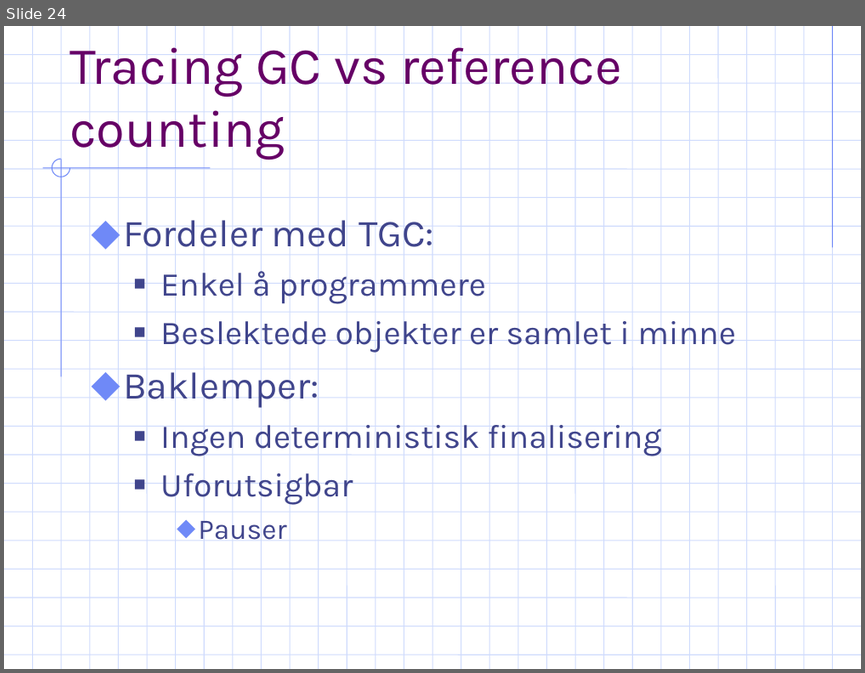
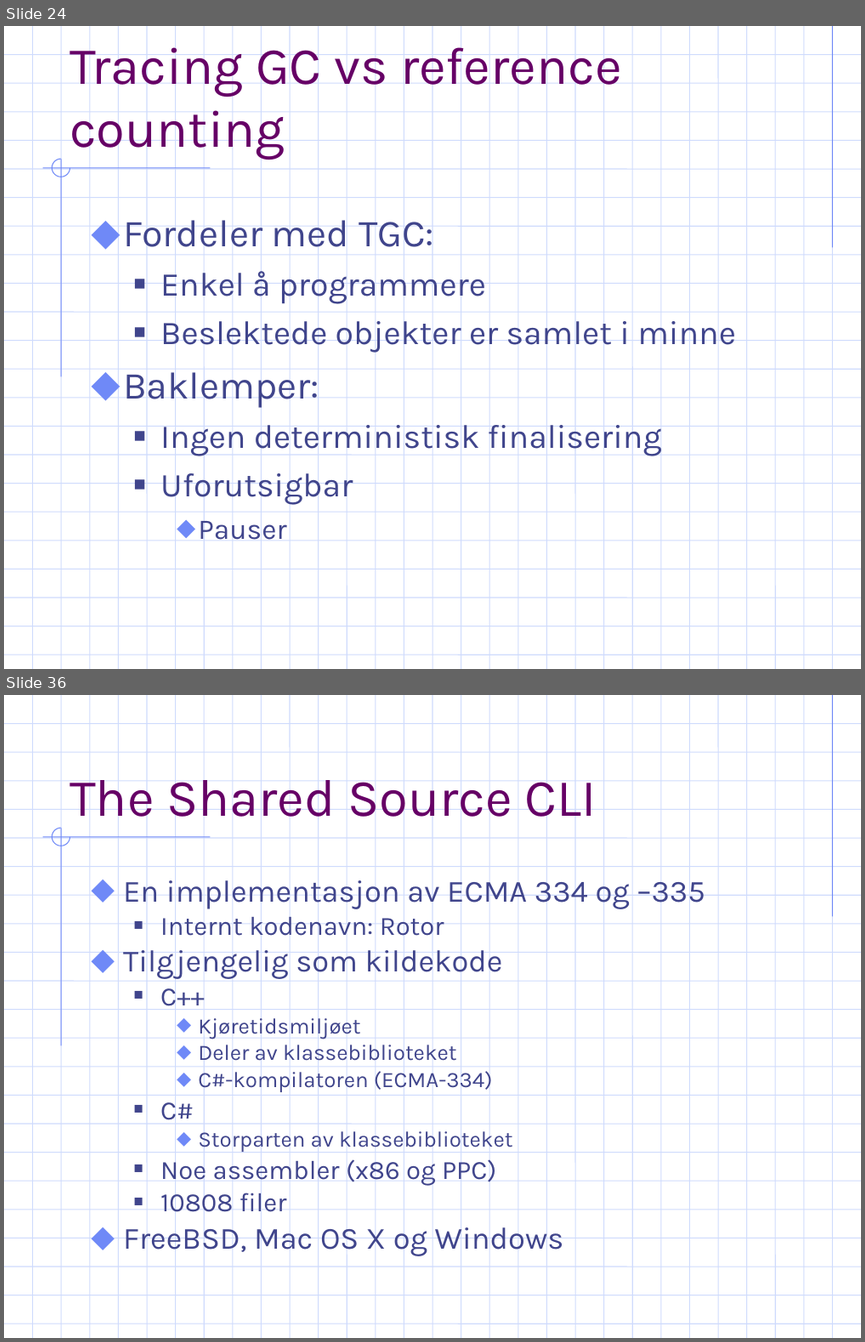
Before and after one commit to ArildF/masters, a slide deck: trunk/thesis/presentation.ppt. Shown one above the other, each under a label of ours: slide 24 before the commit, slides 24 and 36 after it; the slides between them are not shown. The pictures are 865x673 and 865x1342 pixels, drawn with LibreOffice and Linux fonts; fonts in the diff are those of the drawing; background and template pictures are left out. Boxes give left, top, right and bottom in pixels: in the first picture for what was removed or moved away, otherwise in the second. Text is boxed around its words. In the diff, an @@ line names an element or a change of style, - is before the commit and + after.

```diff
--- a/trunk/thesis/presentation.ppt
+++ b/trunk/thesis/presentation.ppt
@@ slide 36 added at <box>4,695,861,1338</box>, background #FFFFFF; not listed: 55 template elements that a slide beside it also shows @@
@@ title added at <box>69,769,596,828</box>, 44 pt, text #660066 @@
+The Shared Source CLI
@@ text added at <box>123,873,704,1256</box>, 18.5 pt, text #40458C @@
+⬥ En implementasjon av ECMA 334 og –335
+  ■ Internt kodenavn: Rotor
+⬥ Tilgjengelig som kildekode
+  ■ C++
+    ⬥ Kjøretidsmiljøet
+    ⬥ Deler av klassebiblioteket
+    ⬥ C#-kompilatoren (ECMA-334)
+  ■ C#
+    ⬥ Storparten av klassebiblioteket
+  ■ Noe assembler (x86 og PPC)
+  ■ 10808 filer
+⬥ FreeBSD, Mac OS X og Windows
```
Also in this commit, not shown: 1 slide changed, 36 other slides added, 1 slide removed.
